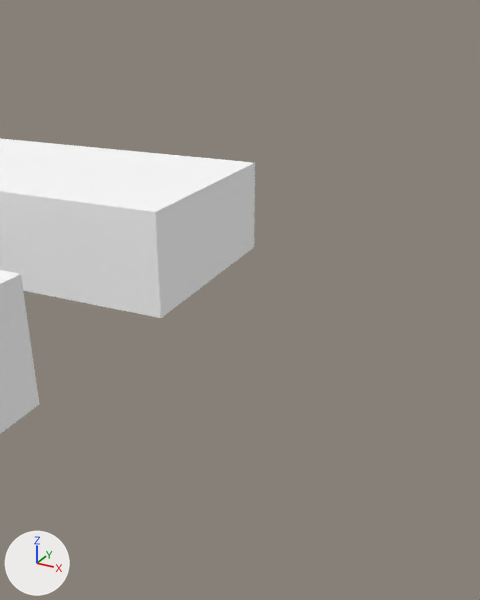
Two versions of the glTF model cities/arlov-borggatan/pack/tiles/c4_4.glb, one commit apart.
Before and after are seen from a camera (50 mm lens) standing at (290.91, 254.53, 17.35) and looking at (285.23, 264.86, 12.19). Lighting does not change. The marker at lower left points along +X, +Y and +Z. The older version comes first. Where no turn or scale is listed for an object, it has been applied to the vertices.

Objects in the first picture: 'SM_Building_w89605844'.
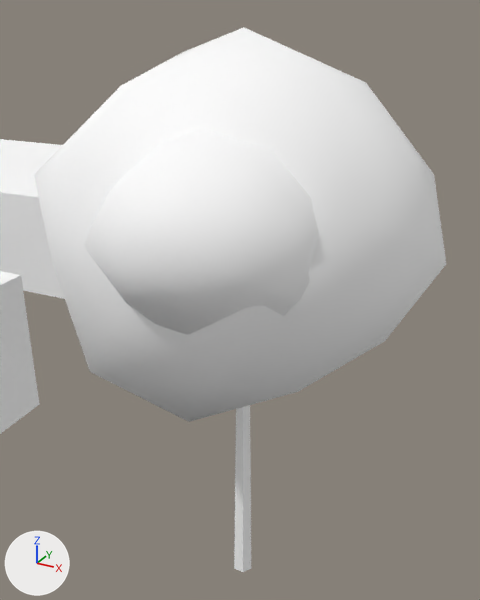
The newer file is also turned or shifted as a whole; pictures and numbers use the older file's frame.

What differs and where, as boxes (x1, y1, x2, y2) in the pictures (480 x 600 px):
'SM_Trees_4_4', added: after (34, 27, 446, 572)
    faces in mat_m_leaf (white #ffffff): (34, 27, 446, 422)
    faces in mat_m_bark_wood (white #ffffff): (234, 405, 251, 572)
'SM_Building_w89605844', unchanged, covered by the edit: before (0, 138, 255, 434); after (0, 139, 65, 434)

The edits, one by one:
Material 'M_Leaf' (mat_m_leaf) is new.
Its base color is (1.0, 1.0, 1.0) (white #ffffff).
Its roughness is 0.902.
Material 'M_Bark_Wood' (mat_m_bark_wood) is new.
Its base color is (1.0, 1.0, 1.0) (white #ffffff).
Its roughness is 0.953.
Mesh me_sm_trees_4_4 is new.
It has 138 vertices, 252 faces and spans x -3.74..3.74, y -3.86..3.86, z -5.64..5.64.
Faces by material slot: [12, 240].
It uses material mat_m_bark_wood (white #ffffff).
It uses material mat_m_leaf (white #ffffff).
Object 'SM_Trees_4_4' (ob_sm_trees_4_4) is new; it shows me_sm_trees_4_4.
Its location is (285.31, 264.52, 11.43).
